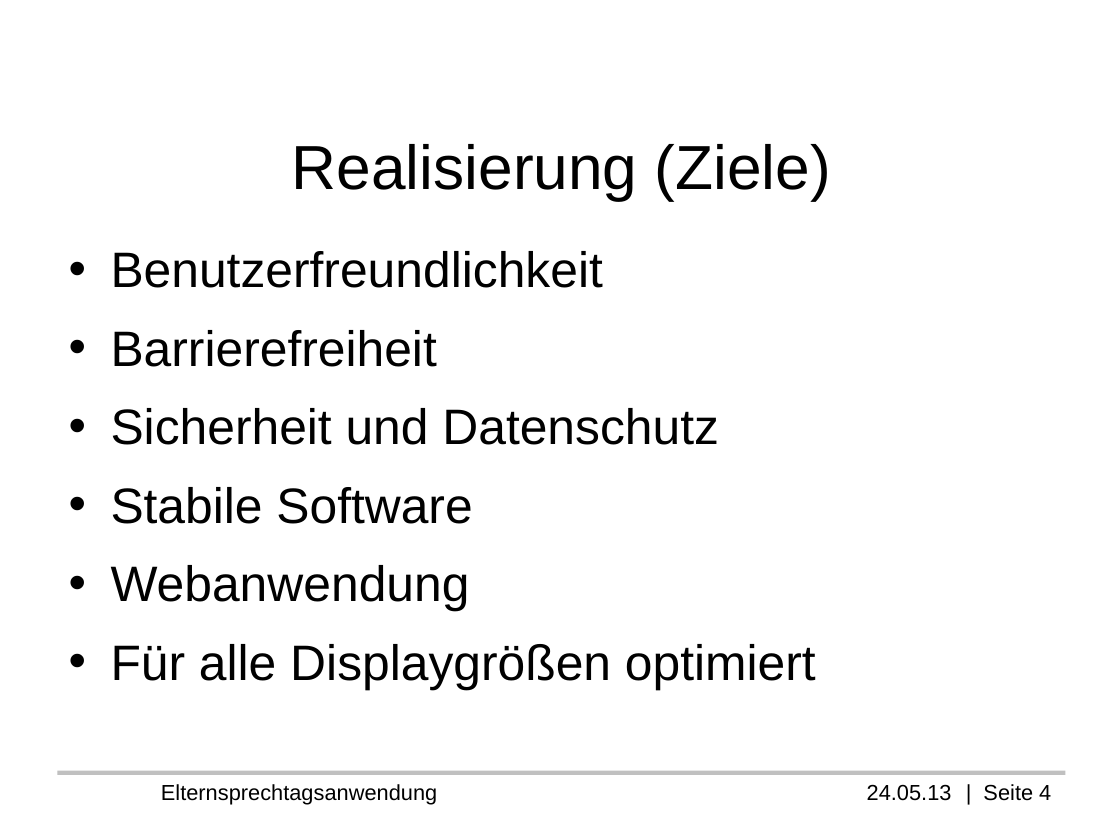
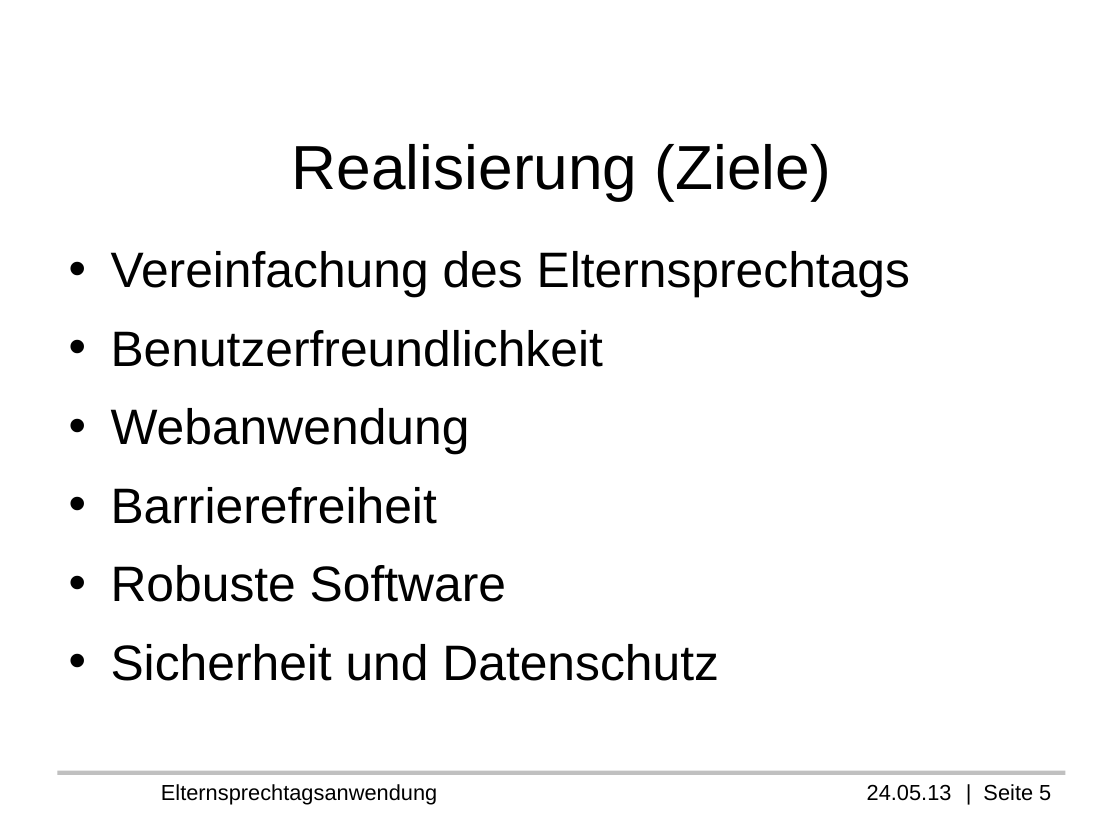
Before and after one commit to Professi/esta, a slide deck: slide 5 of docs/Praesentation/Elternsprechtagsanwendung(ESTA).odp (slide 4 before the commit). Drawn at 1120x840 pixels with LibreOffice and Linux fonts; fonts in the diff are those of the drawing; background and template pictures are left out. Boxes give left, top, right and bottom in pixels: in the first picture for what was removed or moved away, otherwise in the second. Text is boxed around its words. In the diff, an @@ line names an element or a change of style, - is before the commit and + after.

```diff
--- a/docs/Praesentation/Elternsprechtagsanwendung(ESTA).odp
+++ b/docs/Praesentation/Elternsprechtagsanwendung(ESTA).odp
@@ text at (111, 251, 910, 298): paragraph added @@
+• Vereinfachung des Elternsprechtags
@@ text at (111, 408, 470, 455): paragraph added @@
+• Webanwendung
@@ text at (111, 487, 816, 691): paragraphs removed @@
-• Stabile Software
-• Webanwendung
-• Für alle Displaygrößen optimiert
@@ text at (111, 565, 506, 602): paragraph added @@
+• Robuste Software
@@ text at (161, 784, 1051, 805): text changed @@
-Elternsprechtagsanwendung 24.05.13 | Seite 4
+Elternsprechtagsanwendung 24.05.13 | Seite 5
```
Also in this commit, not shown: 2 other slides changed, 3 slides added, 5 other files.
